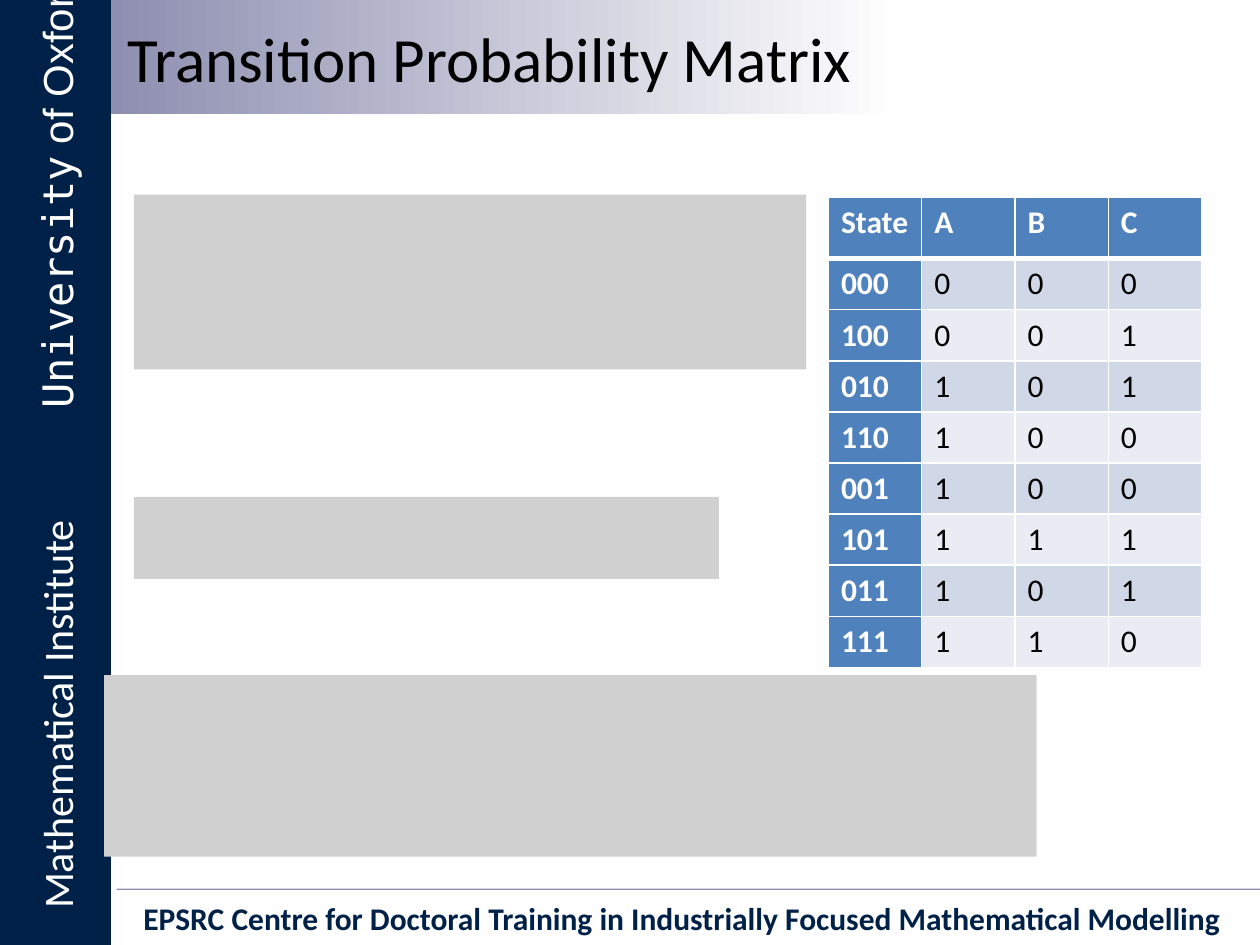
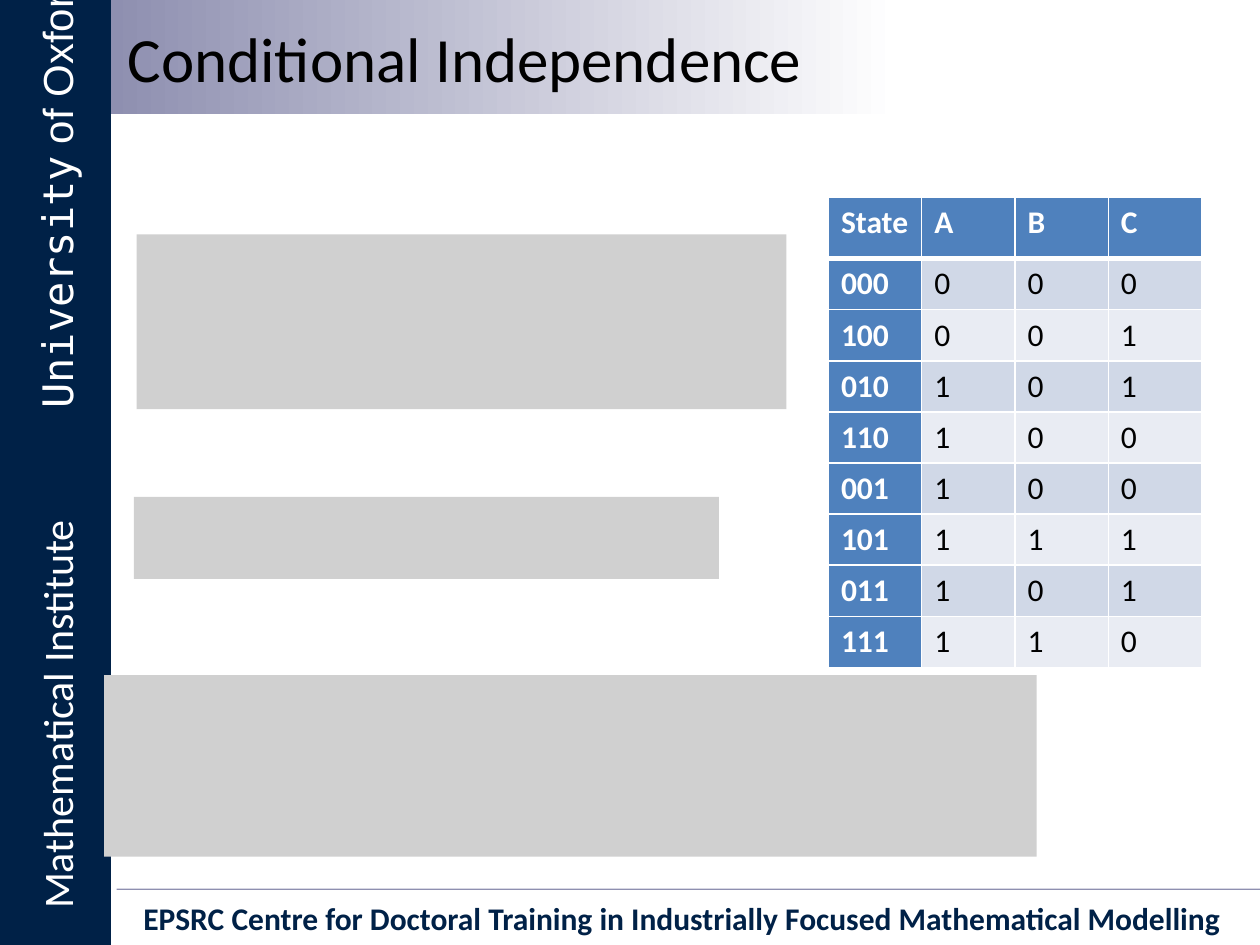
Before and after one commit to Ectheleon/IIT-Mini-Project, a slide deck: slide 4 of Writeup/Presentation/Integrated Information Theory for Organisational Consciousness.pptx (slide 13 before the commit). Drawn at 1260x945 pixels with LibreOffice and Linux fonts; fonts in the diff are those of the drawing; grey boxes stand for pictures; background and template pictures are left out. Boxes give left, top, right and bottom in pixels: in the first picture for what was removed or moved away, otherwise in the second. Text is boxed around its words. In the diff, an @@ line names an element or a change of style, - is before the commit and + after.

```diff
--- a/Writeup/Presentation/Integrated Information Theory for Organisational Consciousness.pptx
+++ b/Writeup/Presentation/Integrated Information Theory for Organisational Consciousness.pptx
@@ text at (x1=128, y1=38, x2=801, y2=92): text changed @@
-Transition Probability Matrix
+Conditional Independence
@@ picture resized from (x1=134, y1=195, x2=805, y2=370) to (x1=137, y1=234, x2=788, y2=410) @@
```
Also in this commit, not shown: 7 other slides changed, 11 slides added, 13 slides removed.
